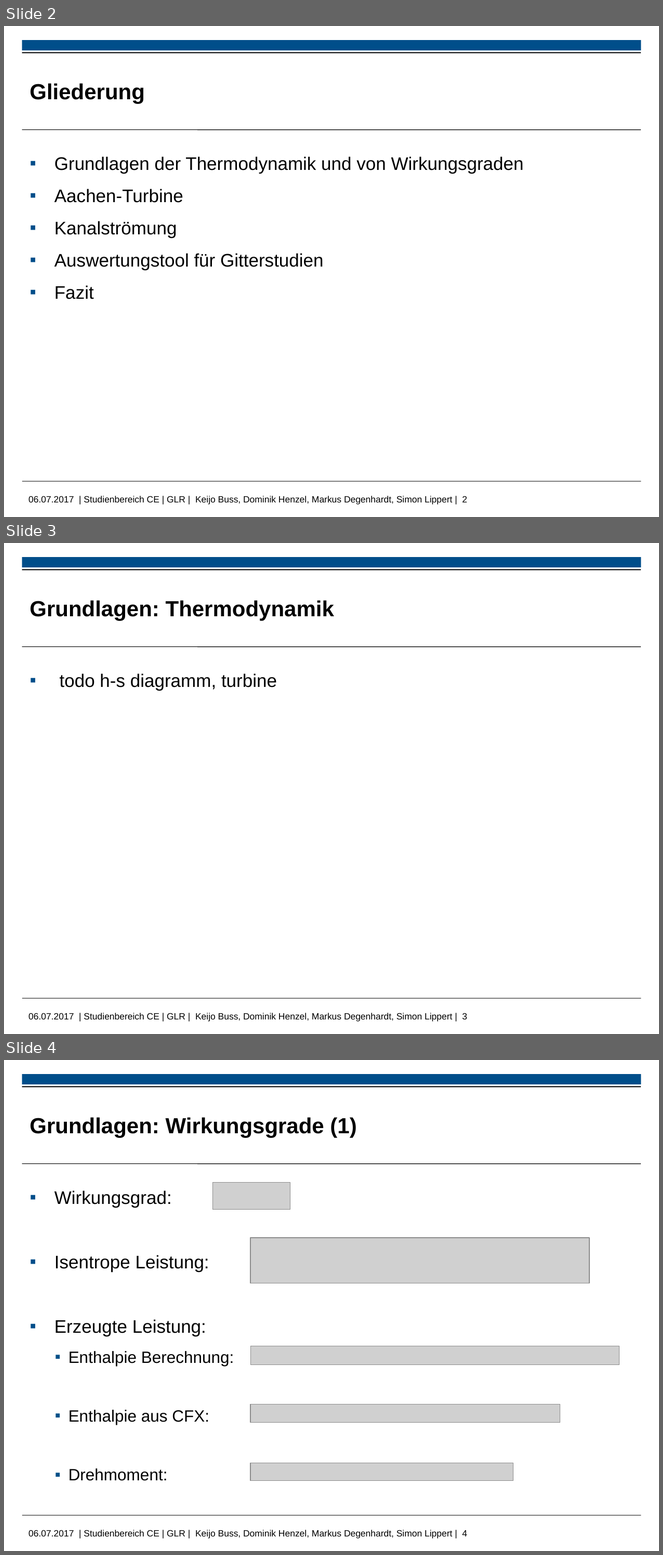
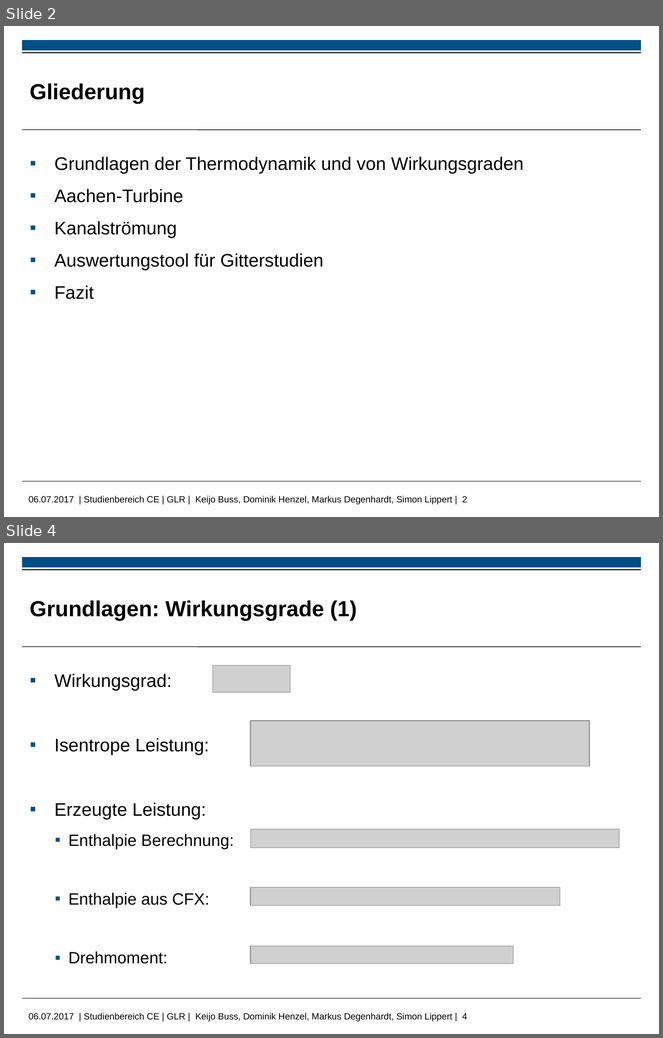
Before and after one commit to MDegenhardt/AusarbeitungADP, a slide deck: Präsentation/Abschluss_Präsentation.pptx. Shown one above the other, each under a label of ours: slides 2, 3 and 4 before the commit, slides 2 and 4 after it; the slides between them are not shown. The pictures are 663x1555 and 663x1038 pixels, drawn with LibreOffice and Linux fonts; fonts in the diff are those of the drawing; grey boxes stand for pictures; background and template pictures are left out. Boxes give left, top, right and bottom in pixels: in the first picture for what was removed or moved away, otherwise in the second. Text is boxed around its words. In the diff, an @@ line names an element or a change of style, - is before the commit and + after.

```diff
--- a/Präsentation/Abschluss_Präsentation.pptx
+++ b/Präsentation/Abschluss_Präsentation.pptx
@@ slide 3 removed at (x1=4, y1=543, x2=659, y2=1034), background #FFFFFF; not listed: 5 template elements that a slide beside it also shows @@
@@ title removed at (x1=29, y1=600, x2=334, y2=621) @@
-Grundlagen: Thermodynamik
@@ text removed at (x1=60, y1=674, x2=277, y2=690) @@
-▪ todo h-s diagramm, turbine
```
Also in this commit, not shown: 1 slide changed, 2 slides added.
